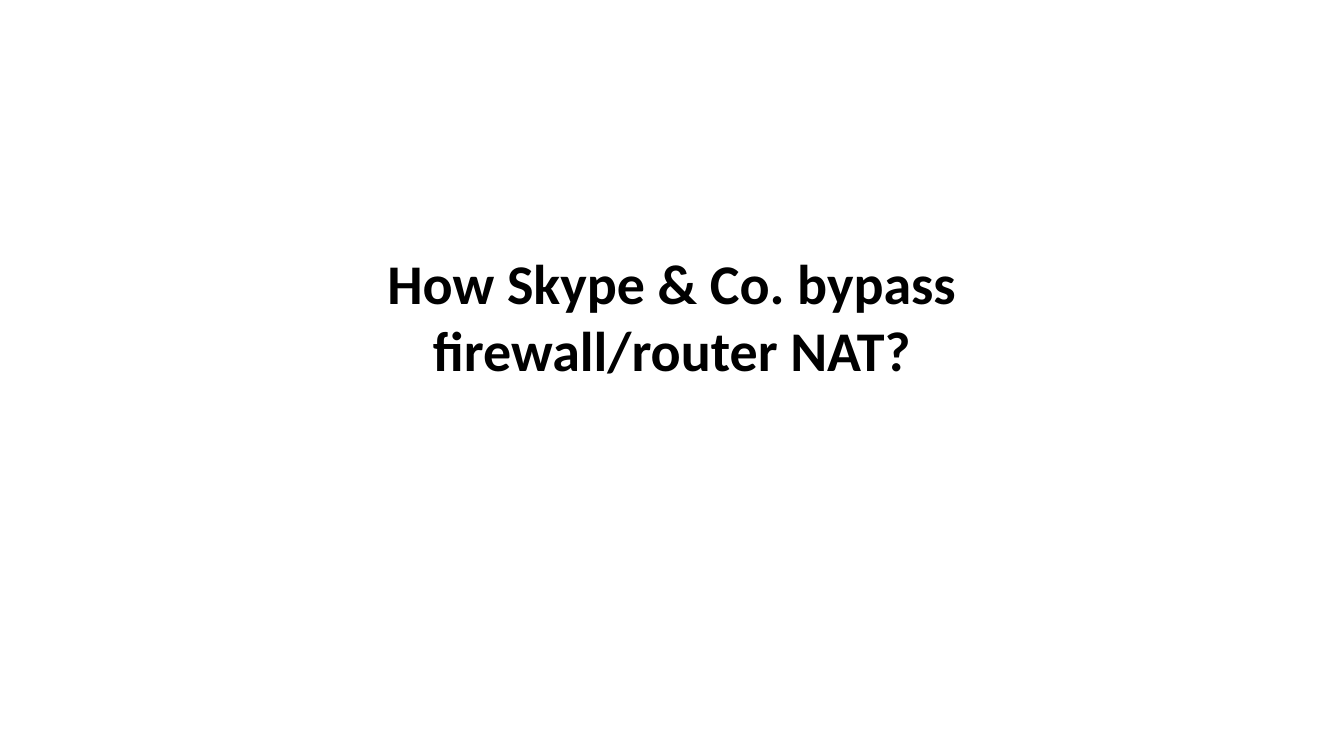
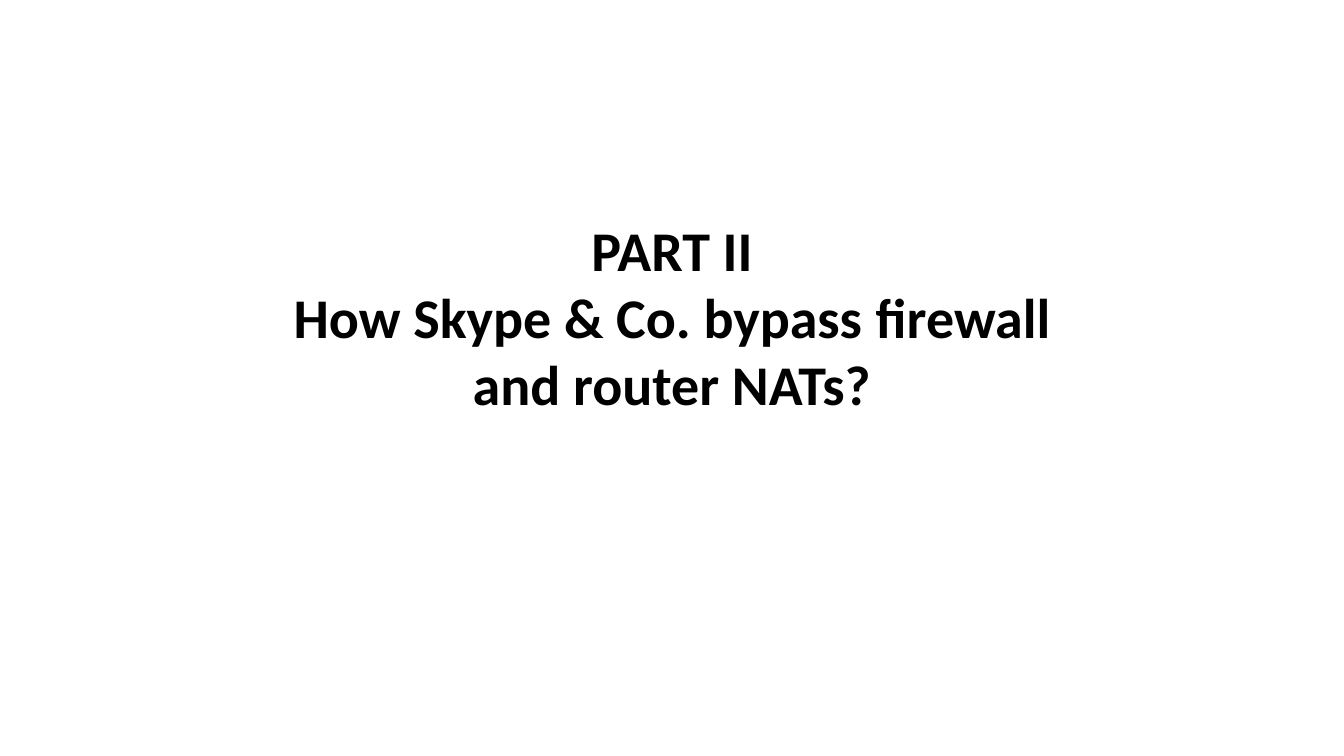
Before and after one commit to DeMaCS-UNICAL/NetworkSecurity, a slide deck: slide 13 of slides/FirewallTraversal.pptx (slide 12 before the commit). Drawn at 1344x756 pixels with LibreOffice and Linux fonts; fonts in the diff are those of the drawing. Boxes give left, top, right and bottom in pixels: in the first picture for what was removed or moved away, otherwise in the second. Text is boxed around its words. In the diff, an @@ line names an element or a change of style, - is before the commit and + after.

```diff
--- a/slides/FirewallTraversal.pptx
+++ b/slides/FirewallTraversal.pptx
@@ title at (294, 234, 1051, 406): text changed @@
-How Skype & Co. bypass firewall/router NAT?
+PART II
+How Skype & Co. bypass firewall and router NATs?
```
Also in this commit, not shown: 1 other slide changed, 1 slide added, 1 other file.
